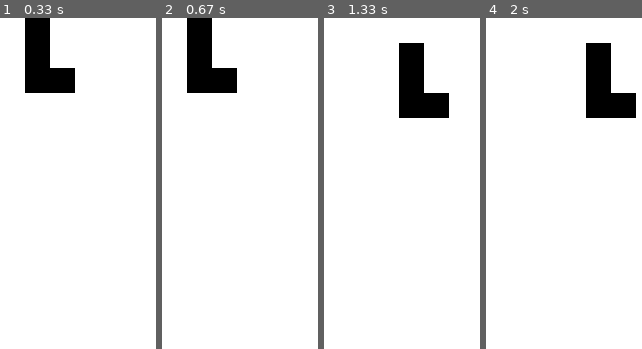
Above: before the commit, frames 1-4 (left to right).
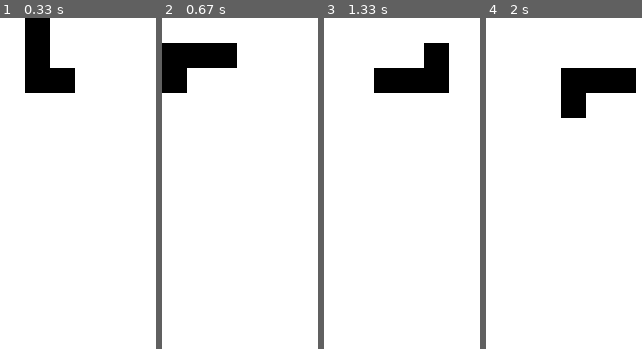
Above: after the commit, the same moments.

Repository: adamhs1997/pygame-tetris
Game: pygame game, started from tetris.py
Same seed, same stepped clock (60 frames per second), same inputs: the game is played once before the commit and once after it.
Inputs:
- Up to frame 1 (0.33 s): no input
- Up to frame 2 (0.67 s): tap Space at 0.33 s
- Up to frame 3 (1.33 s): hold Right 0.67-1.13 s; tap Space at 0.73, 1.03, 1.23 s; hold Right from 1.17 s (still down)
- Up to frame 4 (2 s): tap Space at 1.53, 1.73 s; release Right at 1.63 s; hold Left from 1.67 s (still down)

Frame 1 is identical in both runs. In frame 2, 7.3% of the frame differs, in the area x 0-49%, y 0-23%; in frame 3, 7.3%; in frame 4, 7.3%.

Commit message:
Make rotation mostly work

Diff:
--- a/grid.py
+++ b/grid.py
@@ -1,3 +1,5 @@
+from collections import Counter
+from copy import deepcopy
 import random
 
 import pygame
@@ -188,3 +190,225 @@
                         cell = self.cells[col_num][upper_row_num]
                         self.cells[col_num][upper_row_num] = None
                         self.cells[col_num][upper_row_num + 1] = cell
+
+
+    def rotate_shape(self):
+        # Number the cells right to left, top to bottom
+        # Pivot on cell 2 (it stays in same place)
+        # two of the cells will be easy (since next to cell 2)
+        # Don't do anything if is a square
+        # Rotate clock-wise
+
+        # Find point p that touches two others (will always exist)
+        # Align points so that three are touching (p in the middle), last is two away
+
+        # Sort the shape so we go from top-to-bottom, right-to-left
+        # https://stackoverflow.com/a/17109098
+        self._align_shape_cells()
+
+        shape_copy = deepcopy(self.current_shape)
+
+        # TODO: Handle extra cases for
+
+        # Trace the shape, determine where we need to move w.r.t. pivot
+        # Pivot (2) will be somewhere around us...
+        if shape_copy[1][1] > shape_copy[0][1]:  # Below
+            # Move cell (1) from top to the right
+            new_x = shape_copy[0][0] + 1
+            new_y = shape_copy[0][1] + 1
+            if self._point_available(new_x, new_y):
+                shape_copy[0][0] = new_x
+                shape_copy[0][1] = new_y
+            else:
+                return  # Make no changes
+        elif shape_copy[1][0] < shape_copy[0][0]:  # Left
+            # Move cell (1) from right to below
+            new_x = shape_copy[0][0] - 1
+            new_y = shape_copy[0][1] + 1
+            if self._point_available(new_x, new_y):
+                shape_copy[0][0] = new_x
+                shape_copy[0][1] = new_y
+            else:
+                return  # Make no changes
+        elif shape_copy[1][0] > shape_copy[0][0]:  #  Right
+            # Move cell (1) from left to above
+            new_x = shape_copy[0][0] + 1
+            new_y = shape_copy[0][1] - 1
+            if self._point_available(new_x, new_y):
+                shape_copy[0][0] = new_x
+                shape_copy[0][1] = new_y
+            else:
+                return  # Make no changes
+        else:  # Above
+            # Move cell (1) from below to left
+            new_x = shape_copy[0][0] - 1
+            new_y = shape_copy[0][1] - 1
+            if self._point_available(new_x, new_y):
+                shape_copy[0][0] = new_x
+                shape_copy[0][1] = new_y
+            else:
+                return  # Make no changes
+
+        # Do nothing to the pivot
+
+        # Point (3) will be near pivot (2)
+        if shape_copy[2][1] > shape_copy[1][1]:  # Below
+            # Move cell (3) from below to the left
+            new_x = shape_copy[2][0] - 1
+            new_y = shape_copy[2][1] - 1
+            if self._point_available(new_x, new_y):
+                shape_copy[2][0] = new_x
+                shape_copy[2][1] = new_y
+            else:
+                return  # Make no changes
+        elif shape_copy[2][0] > shape_copy[1][0]:  # Right
+            # Move cell (3) from right to below
+            new_x = shape_copy[2][0] - 1
+            new_y = shape_copy[2][1] + 1
+            if self._point_available(new_x, new_y):
+                shape_copy[2][0] = new_x
+                shape_copy[2][1] = new_y
+            else:
+                return  # Make no changes
+        elif shape_copy[2][0] < shape_copy[1][0]:  # Left
+            # Move cell (3) from left to above
+            new_x = shape_copy[2][0] + 1
+            new_y = shape_copy[2][1] - 1
+            if self._point_available(new_x, new_y):
+                shape_copy[2][0] = new_x
+                shape_copy[2][1] = new_y
+            else:
+                return  # Make no changes
+        else:  # Above
+            # Move cell (3) from above to right
+            new_x = shape_copy[2][0] + 1
+            new_y = shape_copy[2][1] + 1
+            if self._point_available(new_x, new_y):
+                shape_copy[2][0] = new_x
+                shape_copy[2][1] = new_y
+            else:
+                return  # Make no changes
+
+        # Cell (4) can be anywhere from pivot... corner to 2 or two blocks away
+        if shape_copy[3][0] > shape_copy[1][0] \
+            and shape_copy[3][1] == shape_copy[1][1]:  # Right of pivot by two blocks
+            # Move cell below by two blocks
+            new_x = shape_copy[3][0] - 2
+            new_y = shape_copy[3][1] + 2
+            if self._point_available(new_x, new_y):
+                shape_copy[3][0] = new_x
+                shape_copy[3][1] = new_y
+            else:
+                return  # Make no changes
+        elif shape_copy[3][0] < shape_copy[1][0] \
+            and shape_copy[3][1] == shape_copy[1][1]:  # Left of pivot by two blocks
+            # Move cell above by two blocks
+            new_x = shape_copy[3][0] + 2
+            new_y = shape_copy[3][1] - 2
+            if self._point_available(new_x, new_y):
+                shape_copy[3][0] = new_x
+                shape_copy[3][1] = new_y
+            else:
+                return  # Make no changes
+        elif shape_copy[3][1] > shape_copy[1][1] \
+            and shape_copy[3][0] == shape_copy[1][0]:  # Below pivot by two blocks
+            # Move cell to left by two blocks
+            new_x = shape_copy[3][0] - 2
+            new_y = shape_copy[3][1] - 2
+            if self._point_available(new_x, new_y):
+                shape_copy[3][0] = new_x
+                shape_copy[3][1] = new_y
+            else:
+                return  # Make no changes
+        elif shape_copy[3][1] < shape_copy[1][1] \
+            and shape_copy[3][0] == shape_copy[1][0]:  # Above pivot by two blocks
+            # Move cell to right by two blocks
+            new_x = shape_copy[3][0] + 2
+            new_y = shape_copy[3][1] + 2
+            if self._point_available(new_x, new_y):
+                shape_copy[3][0] = new_x
+                shape_copy[3][1] = new_y
+            else:
+                return  # Make no changes
+        elif shape_copy[3][1] < shape_copy[1][1] \
+            and shape_copy[3][0] < shape_copy[1][0]:  # Above and left of pivot
+            # Move cell to right by two blocks
+            new_x = shape_copy[3][0] + 2
+            new_y = shape_copy[3][1]
+            if self._point_available(new_x, new_y):
+                shape_copy[3][0] = new_x
+                shape_copy[3][1] = new_y
+            else:
+                return  # Make no changes
+        elif shape_copy[3][1] > shape_copy[1][1] \
+            and shape_copy[3][0] < shape_copy[1][0]:  # Below and left of pivot
+            # Move cell up by two blocks
+            new_x = shape_copy[3][0]
+            new_y = shape_copy[3][1] - 2
+            if self._point_available(new_x, new_y):
+                shape_copy[3][0] = new_x
+                shape_copy[3][1] = new_y
+            else:
+                return  # Make no changes
+        elif shape_copy[3][1] < shape_copy[1][1] \
+            and shape_copy[3][0] > shape_copy[1][0]:  # Above and right of pivot
+            # Move cell down by two blocks
+            new_x = shape_copy[3][0]
+            new_y = shape_copy[3][1] + 2
+            if self._point_available(new_x, new_y):
+                shape_copy[3][0] = new_x
+                shape_copy[3][1] = new_y
+            else:
+                return  # Make no changes
+        elif shape_copy[3][1] > shape_copy[1][1] \
+            and shape_copy[3][0] > shape_copy[1][0]:  # Below and right of pivot
+            # Move cell left by two blocks
+            new_x = shape_copy[3][0] - 2
+            new_y = shape_copy[3][1]
+            if self._point_available(new_x, new_y):
+                shape_copy[3][0] = new_x
+                shape_copy[3][1] = new_y
+            else:
+                return  # Make no changes
+
+        # Reset shape on grid
+        shape_cells = []
+        for cell in self.current_shape:
+            shape_cells.append(self.cells[cell[0]][cell[1]])
+            self.cells[cell[0]][cell[1]] = None
+
+        for i, cell in enumerate(shape_copy):
+            self.cells[cell[0]][cell[1]] = shape_cells[i]
+
+        self.current_shape = shape_copy
+
+
+    def _align_shape_cells(self):
+        most_common_x = Counter([x[0] for x in self.current_shape]).most_common()
+        most_common_y = Counter([x[1] for x in self.current_shape]).most_common()
+
+        shapes_copy = deepcopy(self.current_shape)
+
+        # if 3+ with same y, sort by x, pick middle as pivot
+        if most_common_y[0][1] >= 3:
+            shapes_copy.sort(key=lambda x: (x[1] == most_common_y[0][0], x[0]), reverse=True)
+        # else if 3+ with same x, sort by y, pick middle as pivot
+        elif most_common_x[0][1] >= 3:
+            shapes_copy.sort(key=lambda x: (x[0] == most_common_x[0][0], x[1]), reverse=True)
+        # else if 2 with same y, find common x, pick right as pivot (higher x)
+        elif most_common_y[0][1] == 2 and most_common_y[1][1] == 2:
+            shapes_copy.sort(key=lambda x: (x[1], -x[0]))
+        # else if 2 with same x, find common y, pick upper as pivot (lower y)
+        elif most_common_x[0][1] == 2 and most_common_x[1][1] == 2:
+            shapes_copy.sort(key=lambda x: (x[1], -x[0]))  # They're the same?!
+        else:
+            exit(666)  # You're out of luck
+
+        self.current_shape = shapes_copy
+
+
+    def _point_available(self, x_value, y_value):
+        return 0 <= x_value <= 9 \
+            and 0 <= y_value <= 21 \
+            and (self.cells[x_value][y_value] is None \
+                or [x_value, y_value] in self.current_shape)
--- a/tetris.py
+++ b/tetris.py
@@ -27,6 +27,7 @@
   lateral_update_time_interval = 300
   move_left = False
   move_right = False
+  rotate = False
 
   # The main game loop
   while looping :
@@ -46,6 +47,8 @@
         move_right = True
     if (keyPresses[K_LEFT]):
         move_left = True
+    if (keyPresses[K_SPACE]):
+        rotate = True
 
     # Move the cell down one cell length every second (half second if down key held)
     update_time_interval = 500 if keyPresses[K_DOWN] else 1000
@@ -57,6 +60,9 @@
         if move_left:
             grid.move_current_cell_left()
             move_left = False
+        if rotate:
+            grid.rotate_shape()
+            rotate = False
         lateral_last_update_time = current_time
     if (current_time - last_update_time > update_time_interval):
         grid.move_current_cell_down()
